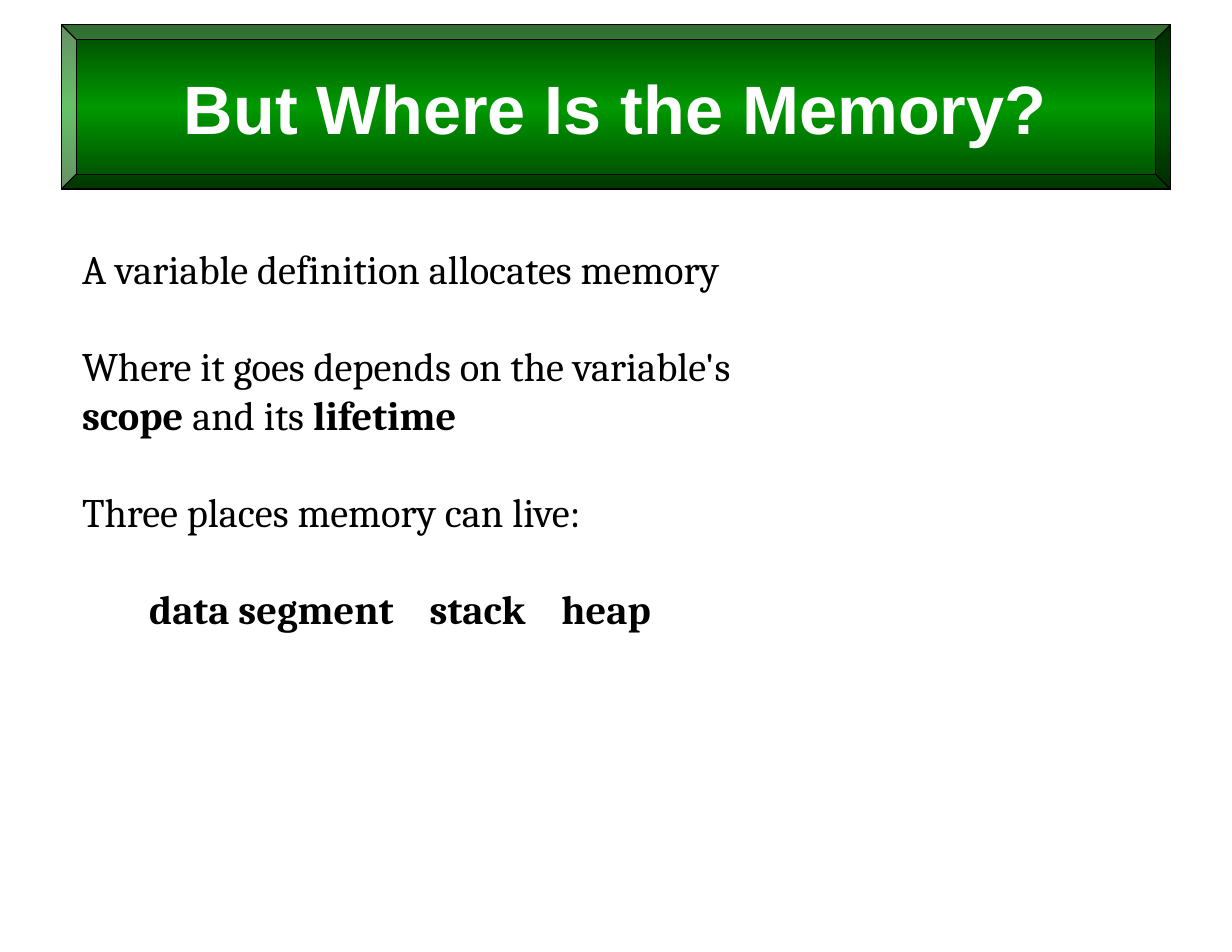
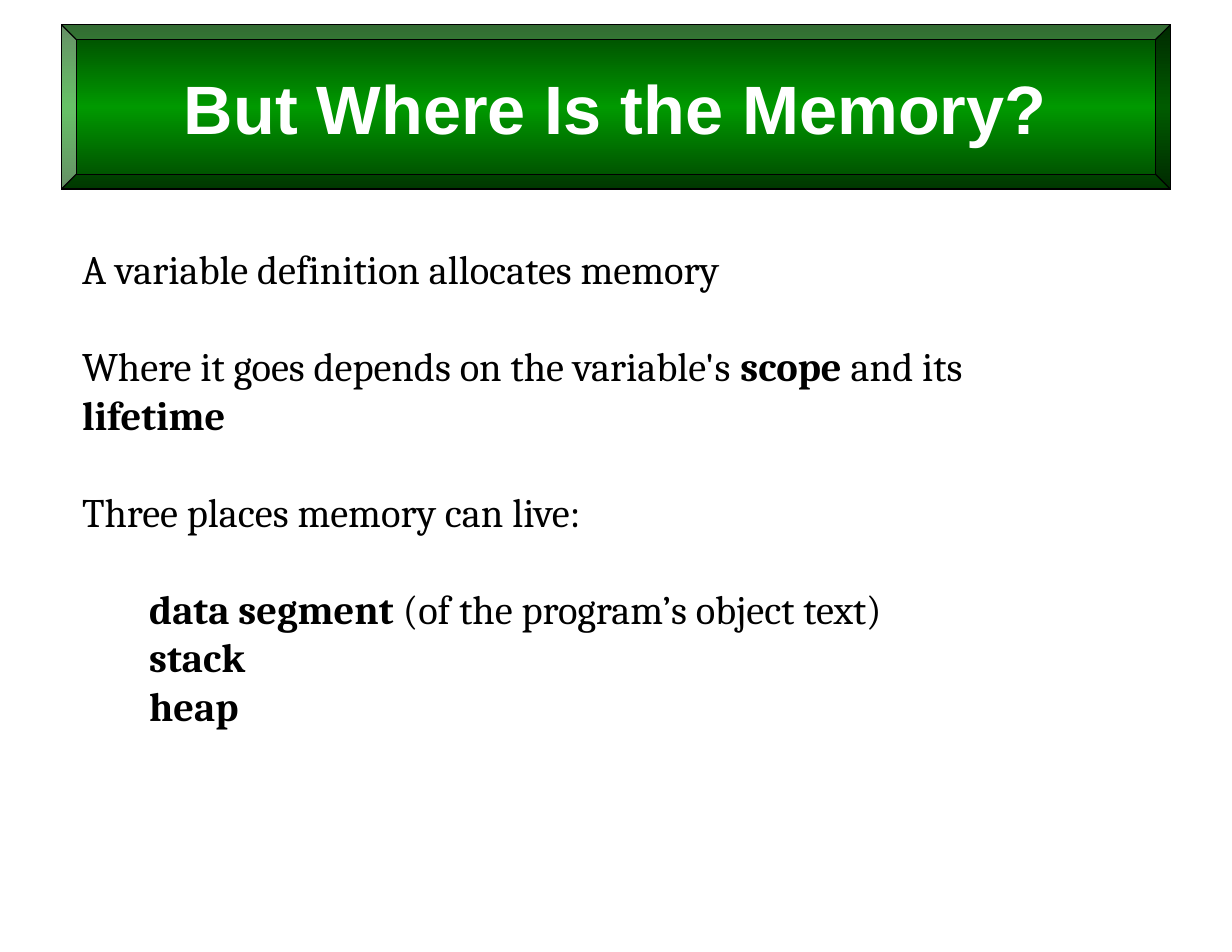
Before and after one commit to billswartz7/IntroToProgramming, a slide deck: slide 15 of Slides/L10_Scope-and-Persistence.pptx. Drawn at 1232x952 pixels with LibreOffice and Linux fonts; fonts in the diff are those of the drawing. Boxes give left, top, right and bottom in pixels: in the first picture for what was removed or moved away, otherwise in the second. Text is boxed around its words. In the diff, an @@ line names an element or a change of style, - is before the commit and + after.

```diff
--- a/Slides/L10_Scope-and-Persistence.pptx
+++ b/Slides/L10_Scope-and-Persistence.pptx
@@ text at (82, 353, 962, 431): text changed @@
-Where it goes depends on the variable's
-scope and its lifetime
+Where it goes depends on the variable's scope and its lifetime
@@ text at (149, 595, 881, 730): text changed; bold off @@
-data segment stack heap
+data segment (of the program’s object text)
+stack
+heap
```
Also in this commit, not shown: 44 other slides changed, 6 slides added, 13 other files.
